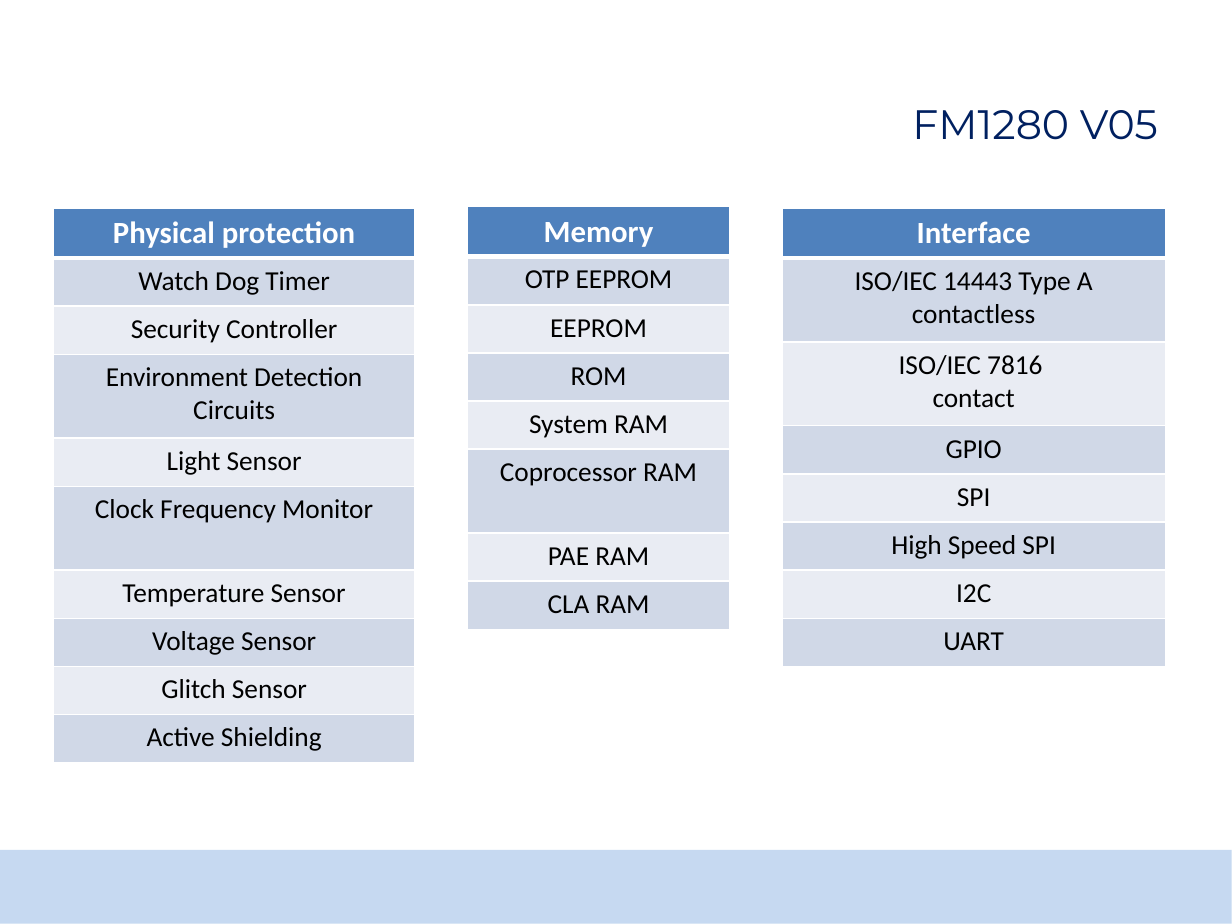
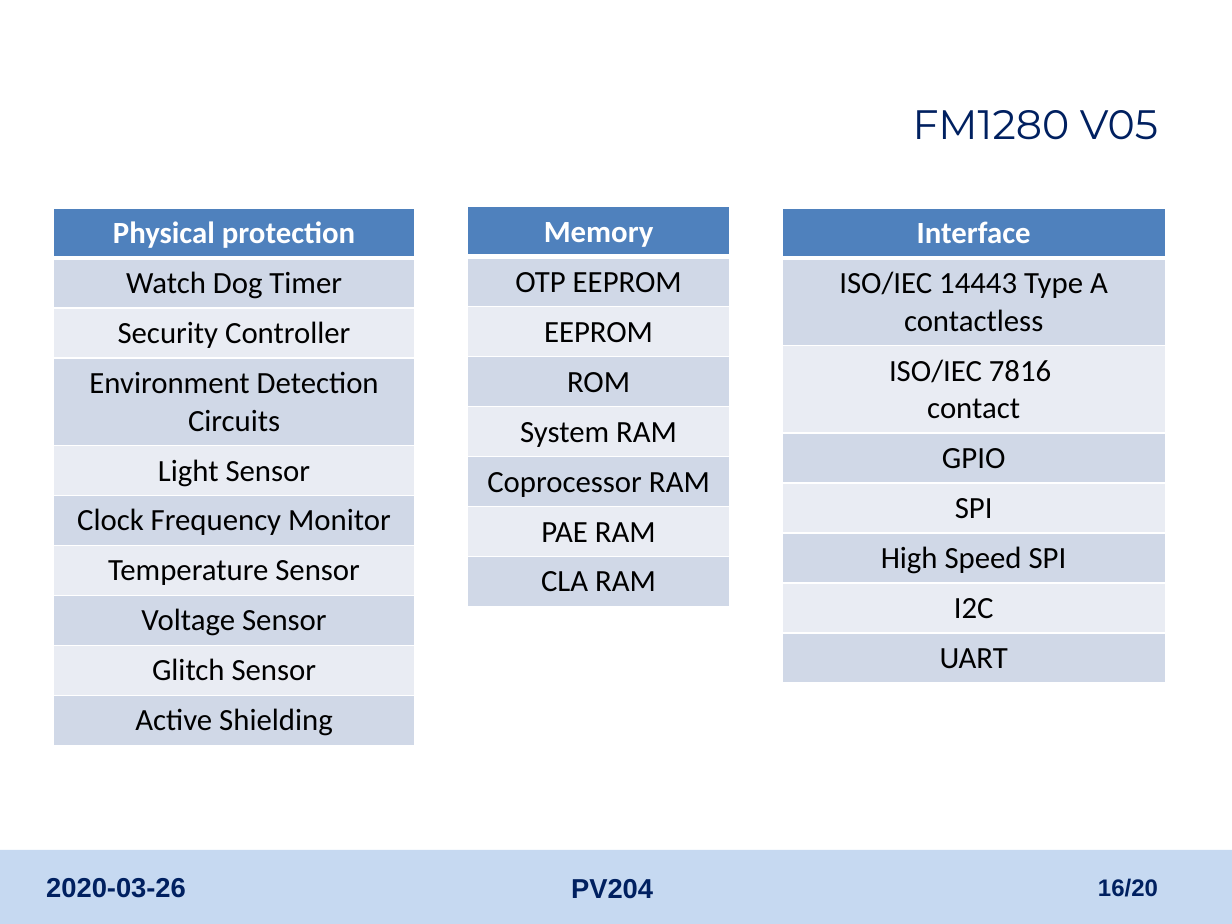
Before and after one commit to TomasMadeja/pv204_Team_Project_Supercalifragilisticexpialidocious, a slide deck: slide 16 of certificate_analysis/pv204_project_report.pptx (slide 14 before the commit). Drawn at 1232x924 pixels with LibreOffice and Linux fonts; fonts in the diff are those of the drawing; background and template pictures are left out. Boxes give left, top, right and bottom in pixels: in the first picture for what was removed or moved away, otherwise in the second. Text is boxed around its words. In the diff, an @@ line names an element or a change of style, - is before the commit and + after.

```diff
--- a/certificate_analysis/pv204_project_report.pptx
+++ b/certificate_analysis/pv204_project_report.pptx
@@ table at [53,208,415,744] @@
@@ fill #D0D8E7 to #D0D8E8 in 5 cells @@
@@ fill #E9ECF3 to #E9EDF4 in 4 cells @@
@@ size 16 to 18 pt in "Watch Dog Timer", "Security Controller", "Environment Detection Circuits", "Light Sensor" and 5 more places @@
@@ borders changed @@
@@ table at [468,207,731,606] @@
@@ fill #D0D8E7 to #D0D8E8 in 4 cells @@
@@ fill #E9ECF3 to #E9EDF4 in 3 cells @@
@@ size 16 to 18 pt in "OTP EEPROM", "EEPROM", "ROM", "System RAM" and 3 more places @@
@@ borders changed @@
@@ table at [782,208,1165,680] @@
@@ fill #D0D8E7 to #D0D8E8 in 4 cells @@
@@ fill #E9ECF3 to #E9EDF4 in 3 cells @@
@@ size 16 to 18 pt in "ISO/IEC 14443 Type A contactless", "ISO/IEC 7816", "contact", "GPIO" and 4 more places @@
@@ borders changed @@
@@ text added at [46,878,186,898], 16 pt, text #002060, bold @@
+2020-03-26
@@ text added at [571,879,653,899], 16 pt, text #002060, bold @@
+PV204
@@ page number added at [1098,878,1158,897], 14 pt, text #002060, bold @@
+16/20
```
Also in this commit, not shown: 16 other slides changed, 3 slides added, 1 slide removed, 1 other file.
